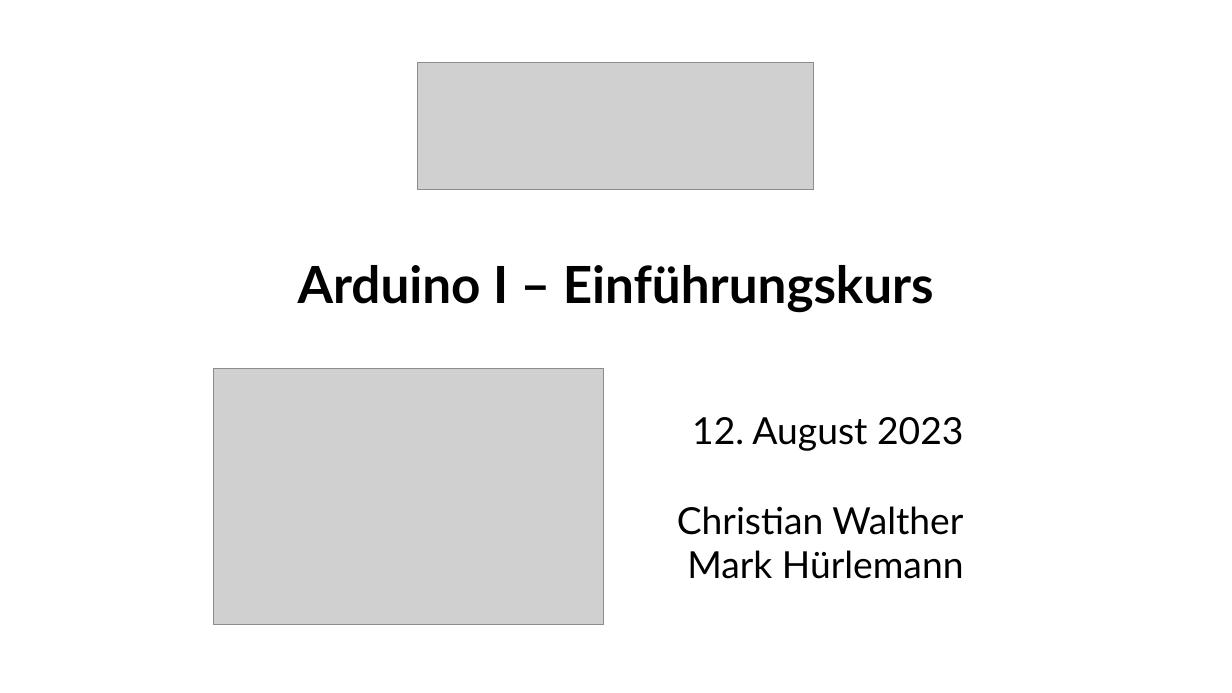
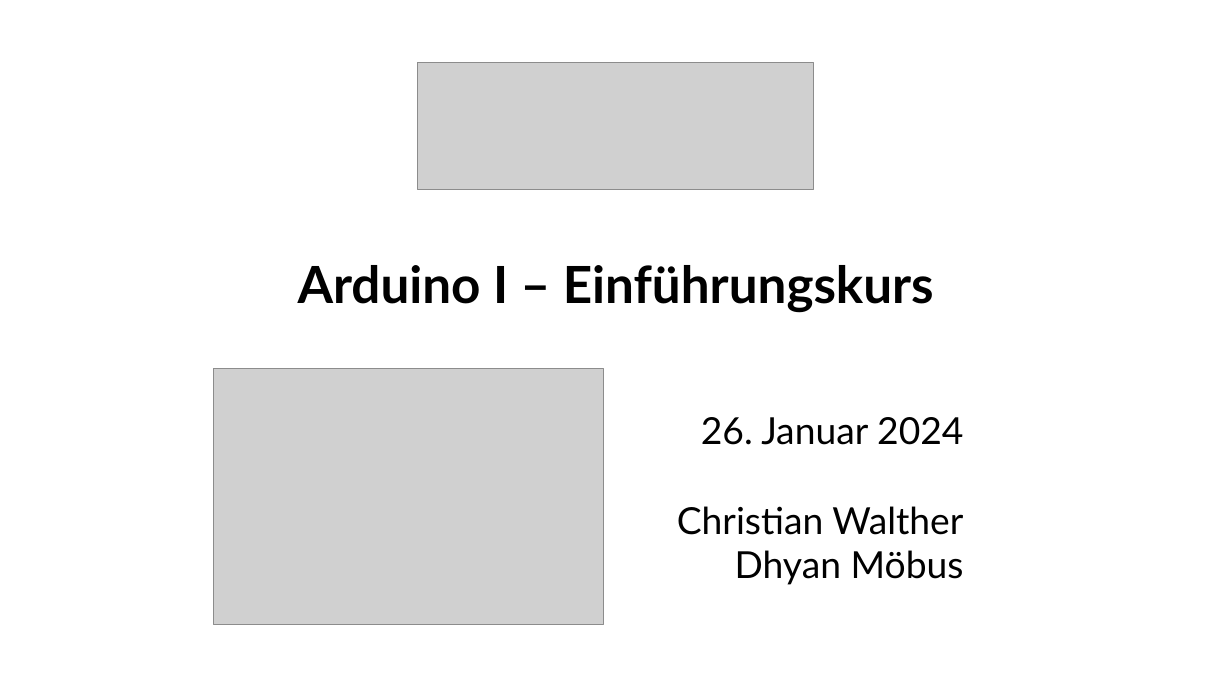
Before and after one commit to fablabwinti/workshop-arduino-1, a slide deck: slide 1 of ArduinoI.odp. Drawn at 1232x693 pixels with LibreOffice and Linux fonts; fonts in the diff are those of the drawing; grey boxes stand for pictures. Boxes give left, top, right and bottom in pixels: in the first picture for what was removed or moved away, otherwise in the second. Text is boxed around its words. In the diff, an @@ line names an element or a change of style, - is before the commit and + after.

Commit message:
Adjust title slide for 2024-01-26.

```diff
--- a/ArduinoI.odp
+++ b/ArduinoI.odp
@@ text at (x1=701, y1=417, x2=963, y2=445): text changed @@
-12. August 2023
+26. Januar 2024
@@ text at (x1=735, y1=550, x2=964, y2=585): text changed @@
-Mark Hürlemann
+Dhyan Möbus
```
